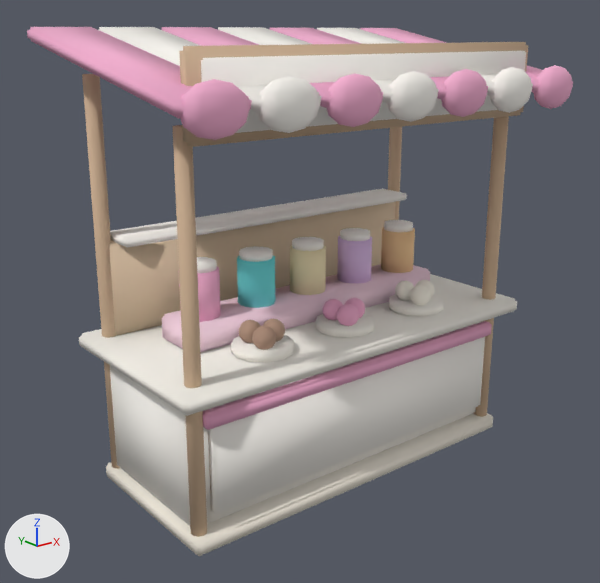
The FBX model CarrinhoSorvete_NovoProjeto/Assets/GirlPower/Orla3D/Models/MarketStall_Doces.fbx, before and after one commit.
Rendered twice from a 50 mm camera at (-3.21, -3.89, 2.7) aimed at (-0.13, -0.04, 1.16). The axes (+X, +Y, +Z) are drawn at lower left. The lights are the same throughout. The first picture is the older version. Where no turn or scale is listed for an object, it has been applied to the vertices.

Objects in the first picture: 'Estab_Base', 'Estab_CanopyFade'.
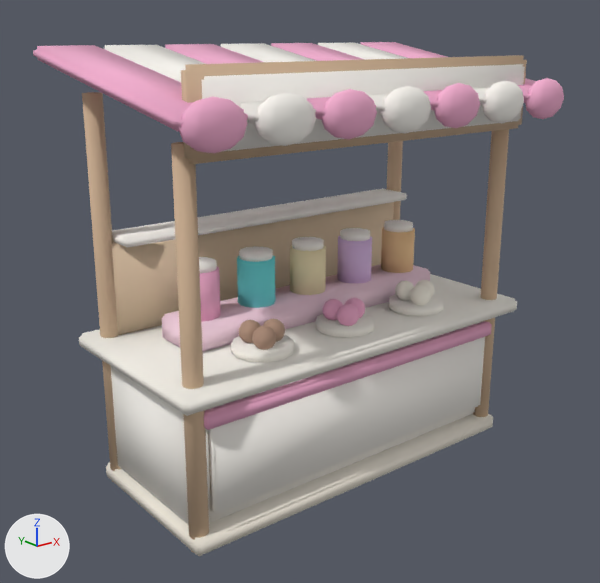
Location of each change, (x1, y1, x2, y2) in pixels of the pictures (600 x 583 px; the box of a moved part takes in the faces that stretch with it):
'Estab_Base', reshaped
    before: (79, 42, 528, 556)
    after: (79, 55, 527, 556)
'Estab_CanopyFade', reshaped, moved
    before: (27, 27, 573, 140)
    after: (33, 42, 564, 153)
part 1 of me_baseplinth, moved or reshaped
    before: (179, 42, 528, 147)
    after: (181, 55, 527, 164)
part 2 of me_baseplinth, moved or reshaped
    before: (201, 51, 526, 133)
    after: (201, 64, 525, 152)
part 3 of me_baseplinth, moved or reshaped
    before: (82, 74, 509, 537)
    after: (82, 92, 509, 553)
part 4 of me_awning_0, moved or reshaped
    before: (27, 27, 252, 118)
    after: (33, 45, 248, 131)
part 5 of me_awning_0, moved or reshaped
    before: (180, 79, 250, 140)
    after: (178, 97, 248, 153)
part 6 of me_awning_0, moved or reshaped
    before: (99, 27, 322, 113)
    after: (105, 45, 316, 125)
part 7 of me_awning_0, moved or reshaped
    before: (258, 76, 320, 133)
    after: (254, 93, 316, 146)
part 8 of me_awning_0, moved or reshaped
    before: (162, 27, 383, 108)
    after: (165, 44, 376, 120)
part 9 of me_awning_0, moved or reshaped
    before: (218, 27, 439, 103)
    after: (221, 43, 390, 115)
part 10 of me_awning_0, moved or reshaped
    before: (270, 28, 488, 99)
    after: (271, 43, 442, 110)
part 11 of me_awning_0, moved or reshaped
    before: (317, 28, 533, 96)
    after: (318, 42, 490, 106)
part 12 of me_awning_0, moved or reshaped
    before: (490, 67, 532, 113)
    after: (482, 80, 524, 124)
part 13 of me_awning_0, moved or reshaped
    before: (360, 28, 573, 93)
    after: (360, 42, 536, 103)
part 14 of me_awning_0, moved or reshaped
    before: (534, 65, 573, 109)
    after: (525, 78, 564, 119)
part 15 of me_awning_0, moved or reshaped
    before: (327, 69, 488, 127)
    after: (321, 83, 480, 139)

The change, as a diff of the scene's bpy script:
```diff
--- a/CarrinhoSorvete_NovoProjeto/Assets/GirlPower/Orla3D/Models/MarketStall_Doces.fbx.py
+++ b/CarrinhoSorvete_NovoProjeto/Assets/GirlPower/Orla3D/Models/MarketStall_Doces.fbx.py
@@ me_baseplinth @@
-me_baseplinth.from_pydata(...)  # 1486 vertices, 1394 faces; spans x -1.32..1.32, y -0.64..0.62, z 0.0..2.64
+me_baseplinth.from_pydata(...)  # 1502 vertices, 1402 faces; spans x -1.32..1.32, y -0.64..0.62, z 0.0..2.56
+# me_baseplinth part 1: the loose piece of 32 vertices spanning x -1.22..1.22, y -0.62..-0.52, z 2.2..2.64 is moved by (0.0, 0.0, -0.08)
+# me_baseplinth part 2: the loose piece of 32 vertices spanning x -1.15..1.15, y -0.64..-0.56, z 2.25..2.59 is moved by (0.0, 0.0, -0.08)
+# me_baseplinth part 3
+# 76 vertices are removed from x -1.22..1.22, y -0.52..0.52, z 0.0..2.48
+# 48 faces are deleted
+# 4 vertices move within x -1.17..1.17, y -0.52..0.52, z 0.0
+# 48 vertices are added at x -1.23..1.23, y -0.52..0.53, z 0.0..2.38
+# 24 new vertices lie (0.0, 0.0, 2.2) away from vertices in x -1.23..1.23, y -0.52..-0.41, z 0.0
+# 20 new vertices lie (0.0, 0.0, 2.38) away from vertices in x -1.23..1.23, y 0.42..0.52, z 0.0
+# 56 new faces join them, mat_ac_woodwarm (beige #d3b596)
 me_baseplinth.materials.append(mat_ac_stonewarm)
@@ me_awning_0 @@
-me_awning_0.from_pydata(...)  # 588 vertices, 630 faces; spans x -1.41..1.41, y -0.88..0.75, z -0.29..0.19
+me_awning_0.from_pydata(...)  # 588 vertices, 630 faces; spans x -1.39..1.39, y -0.84..0.74, z -0.27..0.17
+# me_awning_0 part 4: the loose piece of 32 vertices spanning x -1.41..-1.02, y -0.83..0.75, z -0.19..0.19 is scaled about its middle by (0.968, 0.959, 0.87), then moved by (0.02, 0.02, 0.0)
+# me_awning_0 part 5: the loose piece of 52 vertices spanning x -1.38..-1.04, y -0.88..-0.74, z -0.29..-0.03 is moved by (0.02, 0.04, 0.01)
+# me_awning_0 part 6: the loose piece of 32 vertices spanning x -1.0..-0.61, y -0.83..0.75, z -0.19..0.19 is scaled about its middle by (0.968, 0.959, 0.87), then moved by (0.01, 0.02, 0.0)
+# me_awning_0 part 7: the loose piece of 52 vertices spanning x -0.98..-0.64, y -0.88..-0.74, z -0.29..-0.03 is moved by (0.01, 0.04, 0.01)
+# me_awning_0 part 8: the loose piece of 32 vertices spanning x -0.6..-0.21, y -0.83..0.75, z -0.19..0.19 is scaled about its middle by (0.968, 0.959, 0.87), then moved by (0.01, 0.02, 0.0)
+# me_awning_0 part 9: the loose piece of 32 vertices spanning x -0.19..0.19, y -0.83..0.75, z -0.19..0.19 is scaled about its middle by (0.968, 0.959, 0.87), then moved by (0.0, 0.02, 0.0)
+# me_awning_0 part 10: the loose piece of 32 vertices spanning x 0.21..0.6, y -0.83..0.75, z -0.19..0.19 is scaled about its middle by (0.968, 0.959, 0.87), then moved by (-0.01, 0.02, 0.0)
+# me_awning_0 part 11: the loose piece of 32 vertices spanning x 0.61..1.0, y -0.83..0.75, z -0.19..0.19 is scaled about its middle by (0.968, 0.959, 0.87), then moved by (-0.01, 0.02, 0.0)
+# me_awning_0 part 12: the loose piece of 52 vertices spanning x 0.64..0.98, y -0.88..-0.74, z -0.29..-0.03 is moved by (-0.01, 0.04, 0.01)
+# me_awning_0 part 13: the loose piece of 32 vertices spanning x 1.02..1.41, y -0.83..0.75, z -0.19..0.19 is scaled about its middle by (0.968, 0.959, 0.87), then moved by (-0.02, 0.02, 0.0)
+# me_awning_0 part 14: the loose piece of 52 vertices spanning x 1.04..1.38, y -0.88..-0.74, z -0.29..-0.03 is moved by (-0.02, 0.04, 0.01)
+# me_awning_0 part 15: 153 vertices removed from x -0.57..0.57, y -0.88..-0.74, z -0.29..-0.03; 153 vertices added at x -0.57..0.57, y -0.84..-0.7, z -0.26..-0.03
 me_awning_0.materials.append(mat_ac_pinkberry)
@@ ob_estab_canopyfade @@
 ob_estab_canopyfade = bpy.data.objects.new('Estab_CanopyFade', me_awning_0)
-ob_estab_canopyfade.location = (0.0, 0.0, 2.54)
+ob_estab_canopyfade.location = (0.0, 0.0, 2.46)
```
